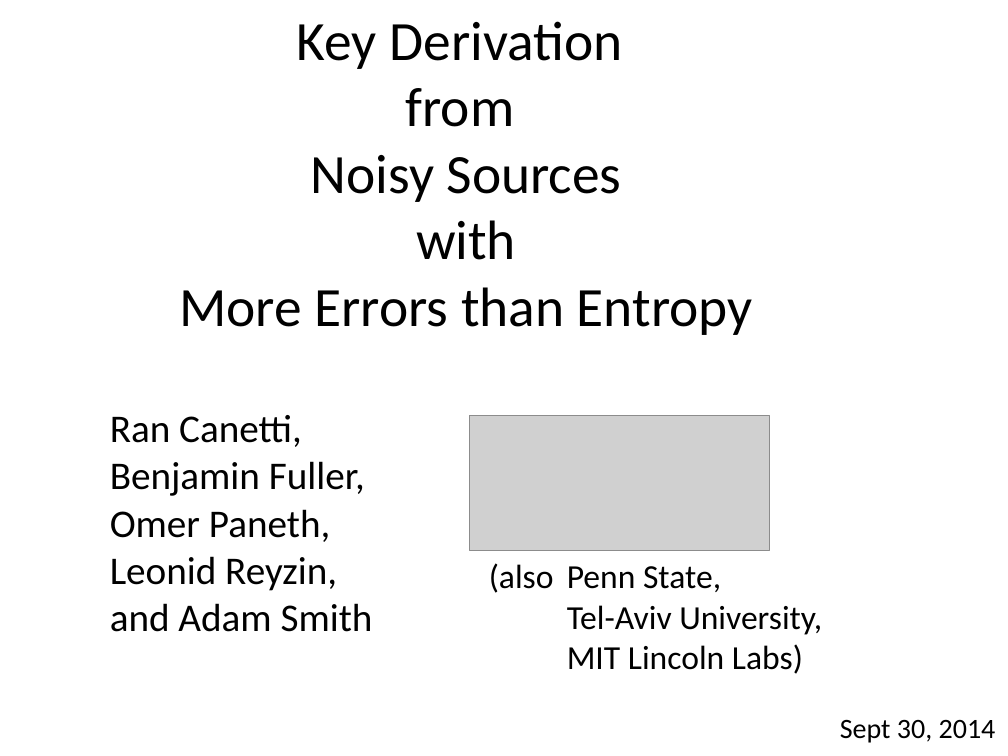
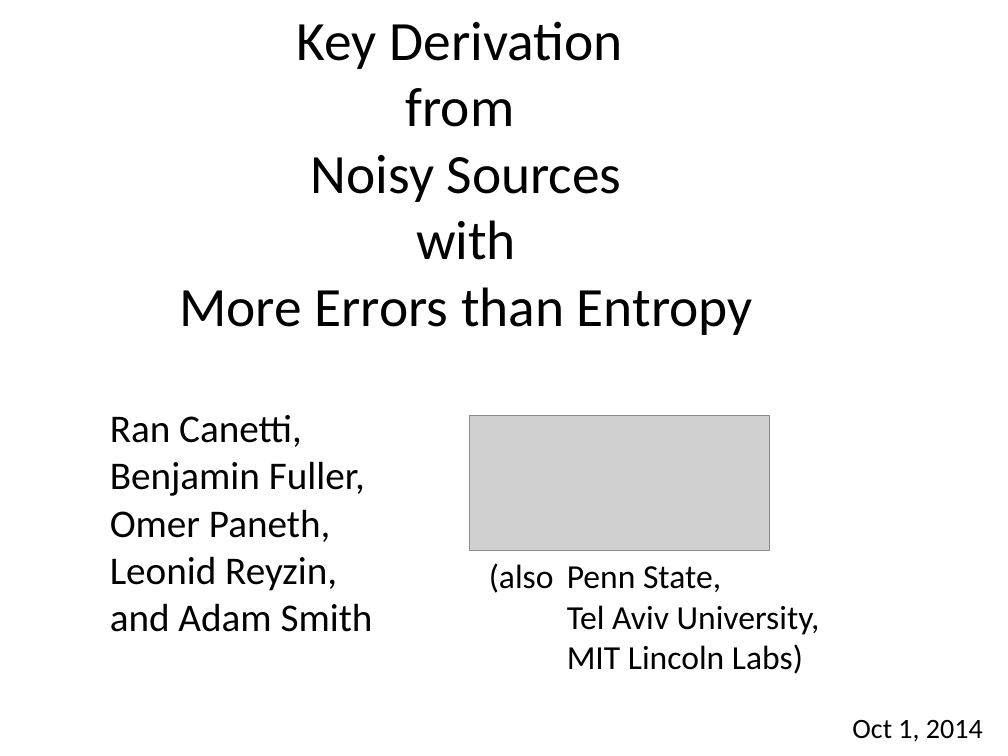
Before and after one commit to xianruimeng/comp-fuzzy-ext, a slide deck: slide 1 of constantRate/MoreErrorsThanEntropy-Allerton.pptx. Drawn at 1008x756 pixels with LibreOffice and Linux fonts; fonts in the diff are those of the drawing; grey boxes stand for pictures. Boxes give left, top, right and bottom in pixels: in the first picture for what was removed or moved away, otherwise in the second. Text is boxed around its words. In the diff, an @@ line names an element or a change of style, - is before the commit and + after.

```diff
--- a/constantRate/MoreErrorsThanEntropy-Allerton.pptx
+++ b/constantRate/MoreErrorsThanEntropy-Allerton.pptx
@@ text at (489, 563, 820, 674): text changed @@
-(also Penn State,
-Tel-Aviv University,
-MIT Lincoln Labs)
+(also Penn State,
+Tel Aviv University,
+MIT Lincoln Labs)
@@ text at (852, 719, 983, 742): text changed @@
-Sept 30, 2014
+Oct 1, 2014
```
Also in this commit, not shown: 9 other slides changed.
